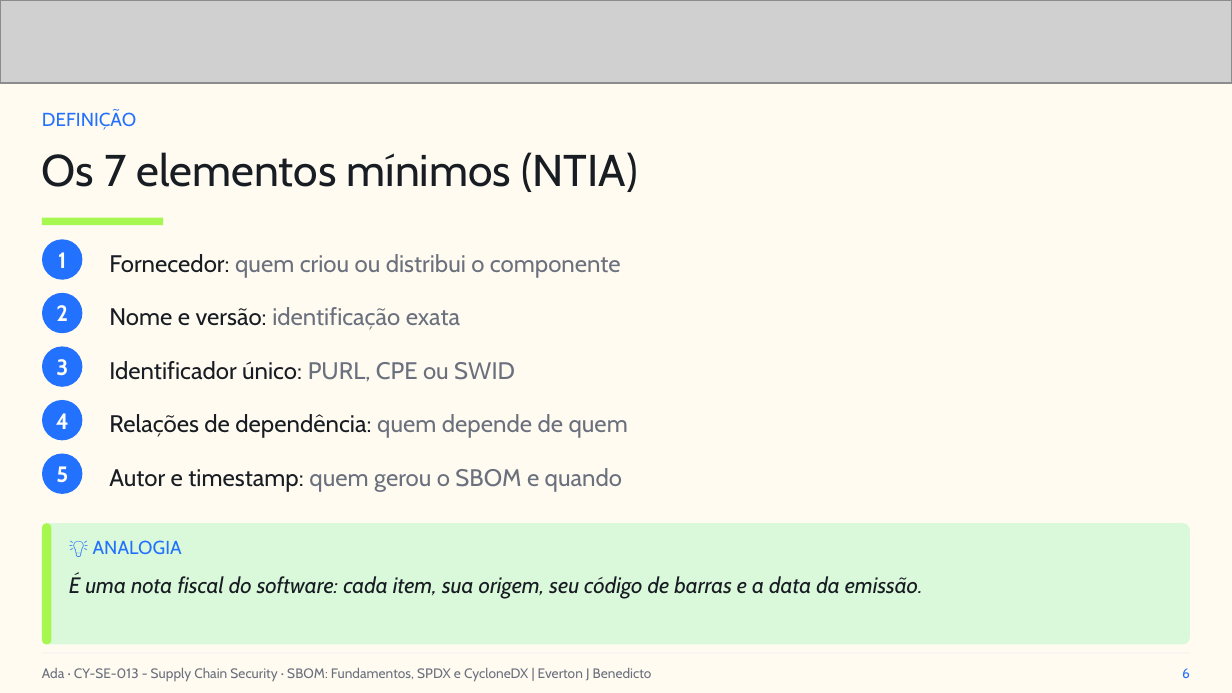
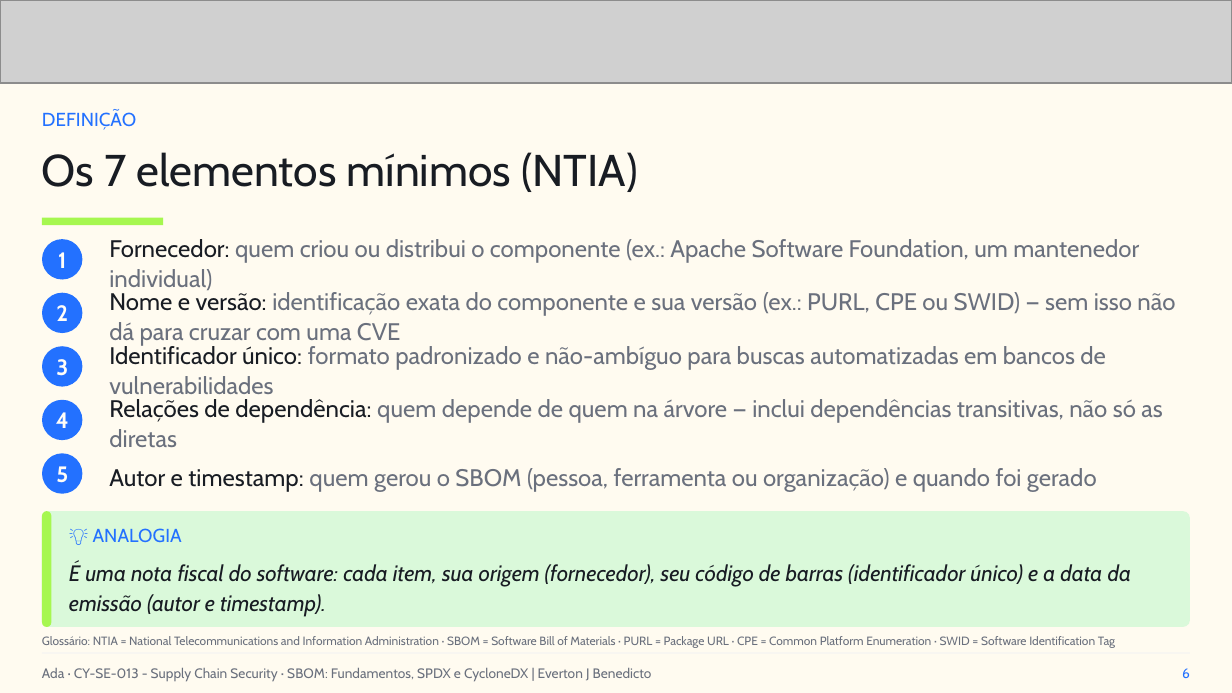
Before and after one commit to everton-dev/AdaTech.Aulas, a slide deck: slide 6 of CY-SE-013 - Supply Chain Security/slides/Aula_04_SBOM_Fundamentos_SPDX_e_CycloneDX.pptx. Drawn at 1232x693 pixels with LibreOffice and Linux fonts; fonts in the diff are those of the drawing; grey boxes stand for pictures. Boxes give left, top, right and bottom in pixels: in the first picture for what was removed or moved away, otherwise in the second. Text is boxed around its words. In the diff, an @@ line names an element or a change of style, - is before the commit and + after.

```diff
--- a/CY-SE-013 - Supply Chain Security/slides/Aula_04_SBOM_Fundamentos_SPDX_e_CycloneDX.pptx
+++ b/CY-SE-013 - Supply Chain Security/slides/Aula_04_SBOM_Fundamentos_SPDX_e_CycloneDX.pptx
@@ text at [109,239,1139,290]: text changed @@
-Fornecedor: quem criou ou distribui o componente
+Fornecedor: quem criou ou distribui o componente (ex.: Apache Software Foundation, um mantenedor individual)
@@ text at [109,292,1175,347]: text changed @@
-Nome e versão: identificação exata
+Nome e versão: identificação exata do componente e sua versão (ex.: PURL, CPE ou SWID) — sem isso não dá para cruzar com uma CVE
@@ text at [109,343,1106,400]: text changed; text colour #181C23 to #6A707D @@
-Identificador único: PURL, CPE ou SWID
+Identificador único: formato padronizado e não-ambíguo para buscas automatizadas em bancos de vulnerabilidades
@@ text at [109,399,1162,447]: text changed; text colour #181C23 to #6A707D @@
-Relações de dependência: quem depende de quem
+Relações de dependência: quem depende de quem na árvore — inclui dependências transitivas, não só as diretas
@@ text at [109,468,1097,492]: text changed @@
-Autor e timestamp: quem gerou o SBOM e quando
+Autor e timestamp: quem gerou o SBOM (pessoa, ferramenta ou organização) e quando foi gerado
@@ rounded rectangle: place and size @@
-rounded rectangle at [42,524,1190,644]
+rounded rectangle at [42,511,1190,627]
@@ rounded rectangle: place and size @@
-rounded rectangle at [42,524,52,644]
+rounded rectangle at [42,511,52,627]
@@ text "💡 ANALOGIA": place and size @@
-text "💡 ANALOGIA" at [93,540,182,554]
+text "💡 ANALOGIA" at [93,528,182,542]
@@ text at [69,562,1132,617]: text changed @@
-É uma nota fiscal do software: cada item, sua origem, seu código de barras e a data da emissão.
+É uma nota fiscal do software: cada item, sua origem (fornecedor), seu código de barras (identificador único) e a data da emissão (autor e timestamp).
@@ text added at [42,636,1115,648], 7 pt, text #6A707D @@
+Glossário: NTIA = National Telecommunications and Information Administration · SBOM = Software Bill of Materials · PURL = Package URL · CPE = Common Platform Enumeration · SWID = Software Identification Tag
```
Also in this commit, not shown: 6 other slides changed, 1 slide added, 17 other files.
